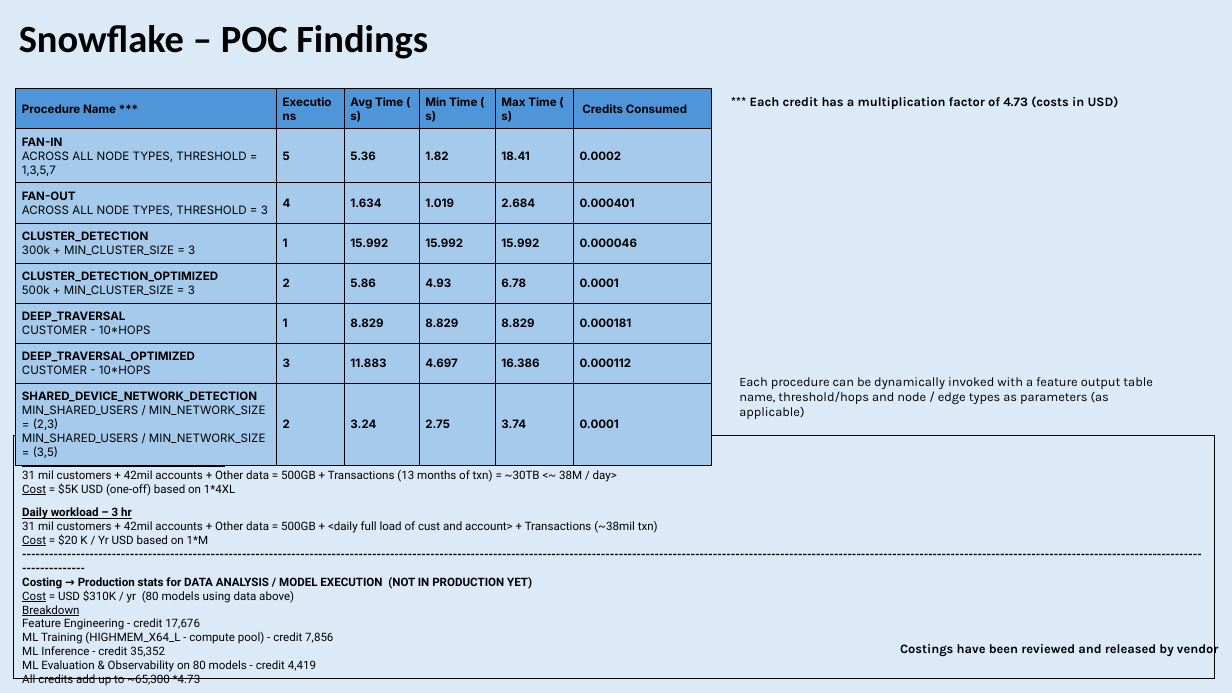
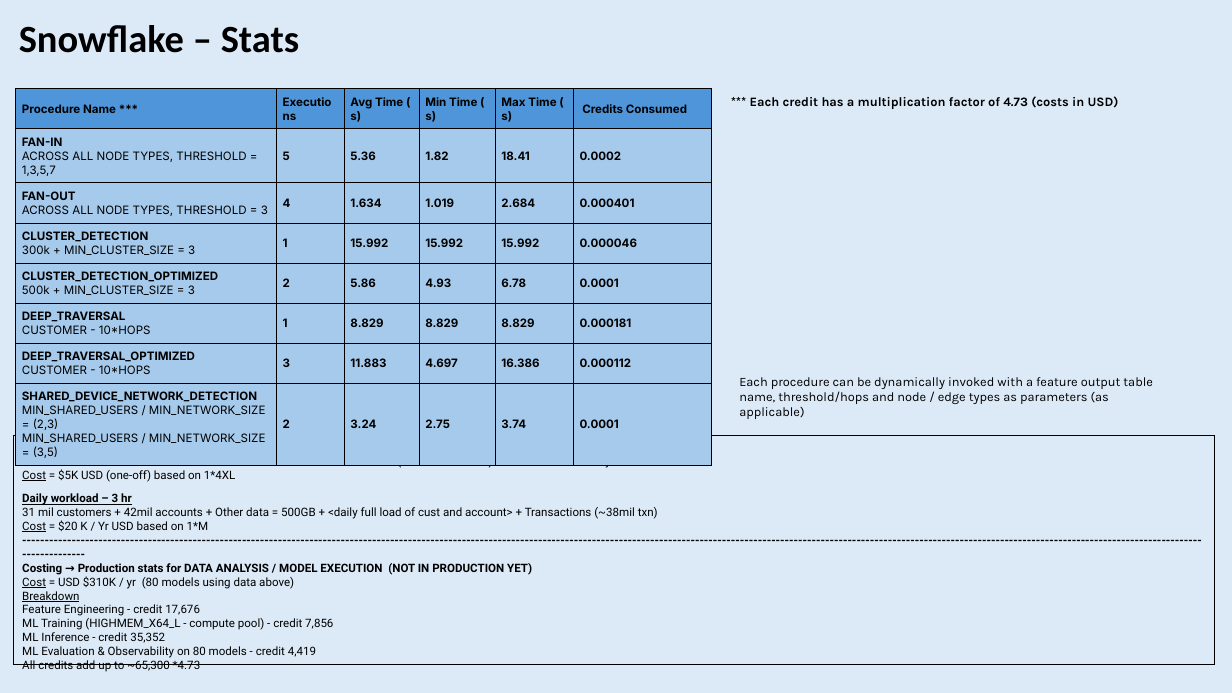
Before and after one commit to ashishachopra/Concepts, a slide deck: slide 5 of GRAPH,GRAPHRAG,ONTOLOGY.pptx (slide 6 before the commit). Drawn at 1232x693 pixels with LibreOffice and Linux fonts; fonts in the diff are those of the drawing. Boxes give left, top, right and bottom in pixels: in the first picture for what was removed or moved away, otherwise in the second. Text is boxed around its words. In the diff, an @@ line names an element or a change of style, - is before the commit and + after.

```diff
--- a/GRAPH,GRAPHRAG,ONTOLOGY.pptx
+++ b/GRAPH,GRAPHRAG,ONTOLOGY.pptx
@@ text at <box>19,25,299,53</box>: text changed @@
-Snowflake – POC Findings
+Snowflake – Stats
@@ rectangle "Costing → One-Off data load ...": place and size @@
-rectangle "Costing → One-Off data load ..." at <box>13,435,1215,679</box>
+rectangle "Costing → One-Off data load ..." at <box>13,435,1215,665</box>
@@ text in rectangle at <box>22,440,617,482</box>: text changed @@
-Costing → Production stats for DATA INGRESS (IN PRODUCTION)
-One-Off data load - Time taken – 9 hrs
-31 mil customers + 42mil accounts + Other data = 500GB + Transactions (13 months of txn) = ~30TB <~ 38M / day>
-Cost = $5K USD (one-off) based on 1*4XL
+Costing → One-Off data load - Time taken – 9 hrs
+31 mil customers + 42mil accounts + Other data = 500GB + Transactions (13 months of txn) = ~30TB <~ 38M / day>
+Cost = $5K USD (one-off) based on 1*4XL
@@ text removed at <box>900,641,1219,657</box> @@
-Costings have been reviewed and released by vendor
```
Also in this commit, not shown: 1 other slide changed, 2 slides removed.
